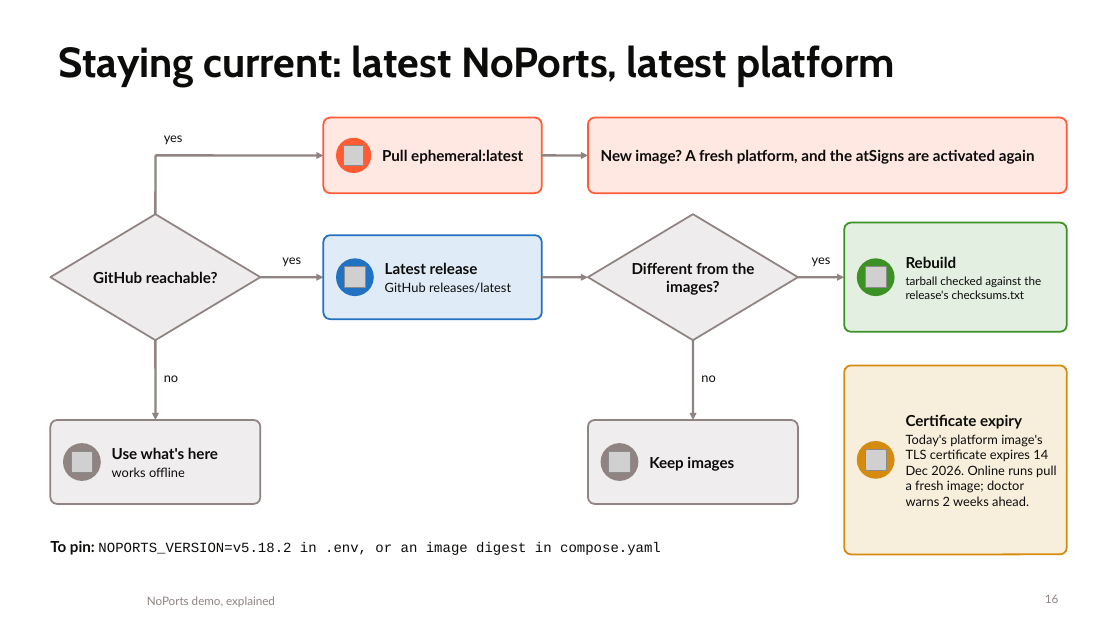
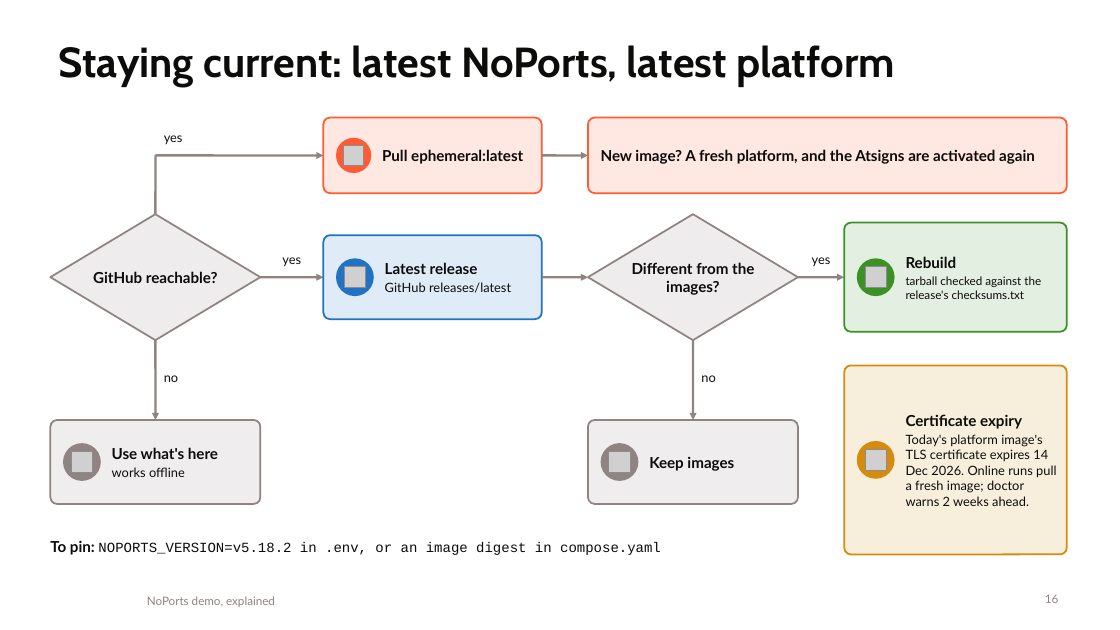
Before and after one commit to atsign-foundation/noports-demo, a slide deck: slide 16 of docs/noports-demo-explained.pptx. Drawn at 1120x630 pixels with LibreOffice and Linux fonts; fonts in the diff are those of the drawing; grey boxes stand for pictures; background and template pictures are left out. Boxes give left, top, right and bottom in pixels: in the first picture for what was removed or moved away, otherwise in the second. Text is boxed around its words. In the diff, an @@ line names an element or a change of style, - is before the commit and + after.

```diff
--- a/docs/noports-demo-explained.pptx
+++ b/docs/noports-demo-explained.pptx
@@ text at (x1=601, y1=149, x2=1035, y2=164): text changed @@
-New image? A fresh platform, and the atSigns are activated again
+New image? A fresh platform, and the Atsigns are activated again
```
Also in this commit, not shown: 6 other slides changed, 8 other files.
